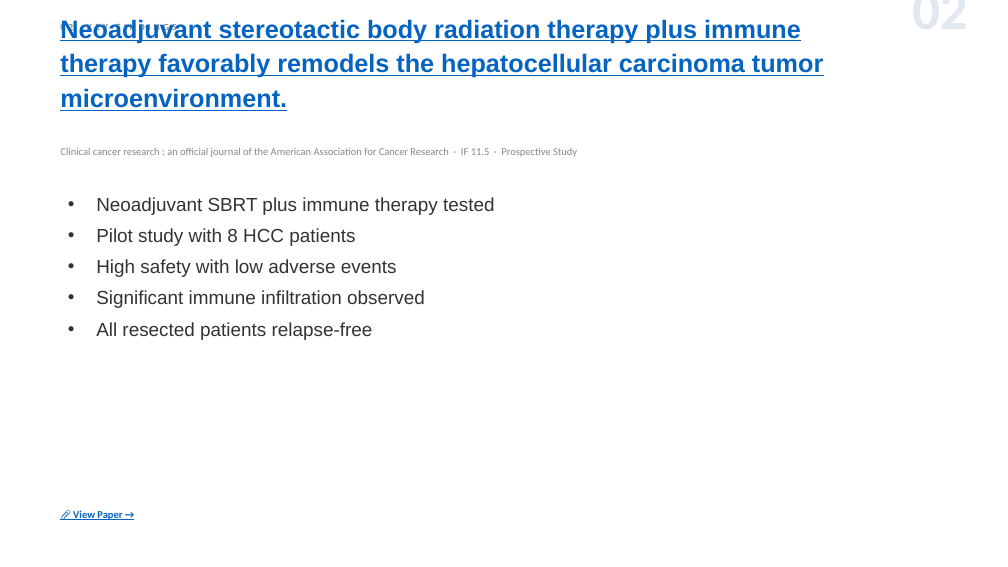
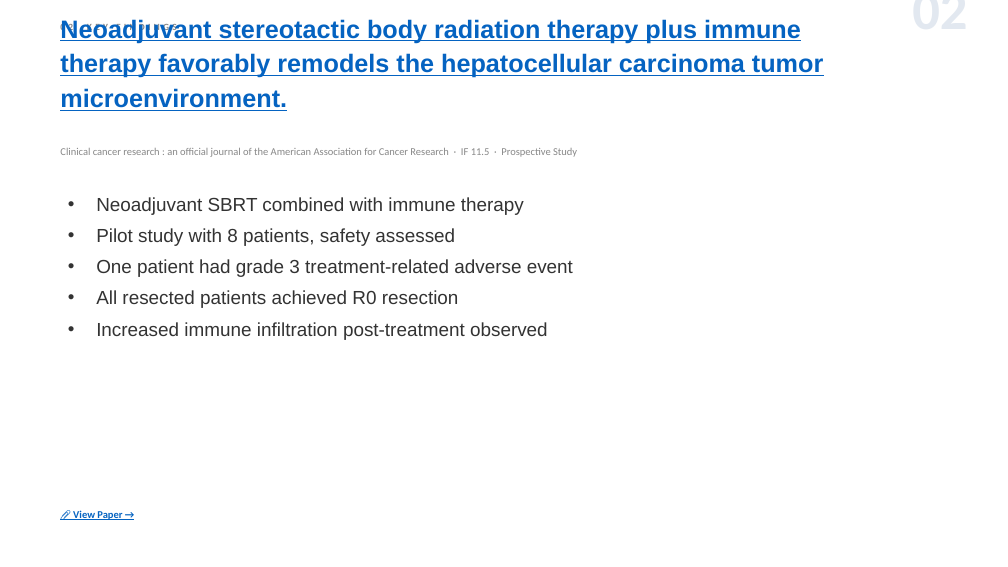
Before and after one commit to jejenhu-maker/hcc-weekly-digest, a slide deck: slide 4 of docs/digest-en.pptx. Drawn at 1008x567 pixels with LibreOffice and Linux fonts; fonts in the diff are those of the drawing. Boxes give left, top, right and bottom in pixels: in the first picture for what was removed or moved away, otherwise in the second. Text is boxed around its words. In the diff, an @@ line names an element or a change of style, - is before the commit and + after.

```diff
--- a/docs/digest-en.pptx
+++ b/docs/digest-en.pptx
@@ text at bbox=[96, 197, 573, 340]: text changed @@
-• Neoadjuvant SBRT plus immune therapy tested
-• Pilot study with 8 HCC patients
-• High safety with low adverse events
-• Significant immune infiltration observed
-• All resected patients relapse-free
+• Neoadjuvant SBRT combined with immune therapy
+• Pilot study with 8 patients, safety assessed
+• One patient had grade 3 treatment-related adverse event
+• All resected patients achieved R0 resection
+• Increased immune infiltration post-treatment observed
```
Also in this commit, not shown: 11 other slides changed, 3 other files.
